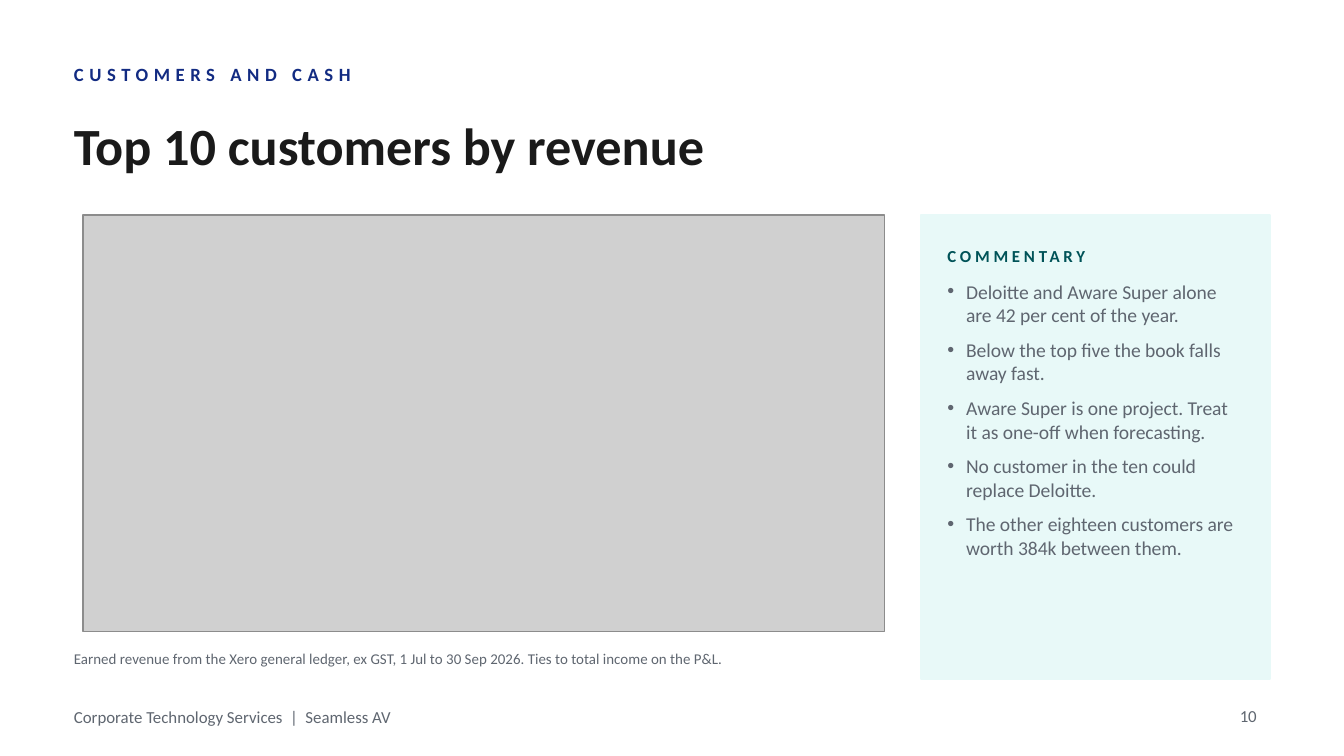
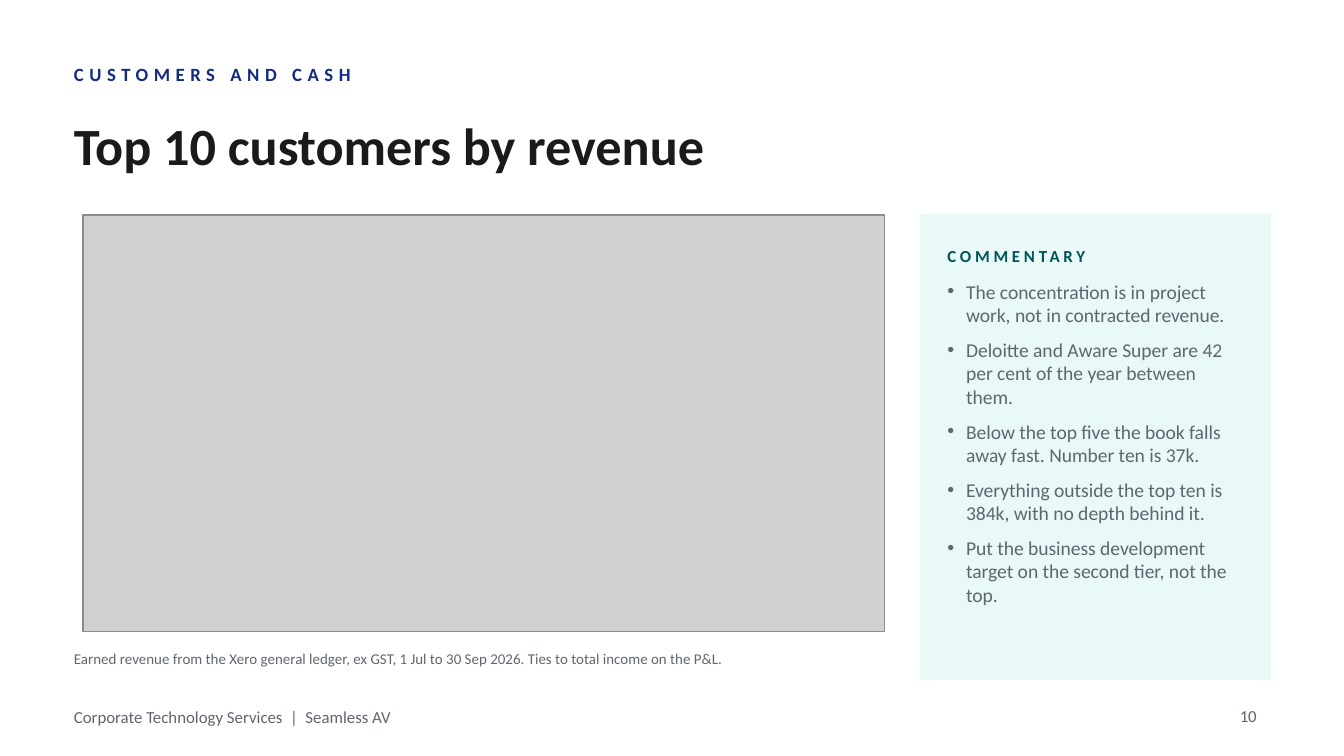
Before and after one commit to WesleyNelson-O33/Claude, a slide deck: slide 10 of deck/CTS Monthly Business Review - September 2026.pptx. Drawn at 1344x756 pixels with LibreOffice and Linux fonts; fonts in the diff are those of the drawing; grey boxes stand for pictures; background and template pictures are left out. Boxes give left, top, right and bottom in pixels: in the first picture for what was removed or moved away, otherwise in the second. Text is boxed around its words. In the diff, an @@ line names an element or a change of style, - is before the commit and + after.

```diff
--- a/deck/CTS Monthly Business Review - September 2026.pptx
+++ b/deck/CTS Monthly Business Review - September 2026.pptx
@@ text at (966,285,1226,605): text changed @@
-• Deloitte and Aware Super alone are 42 per cent of the year.
-• Below the top five the book falls away fast.
-• Aware Super is one project. Treat it as one-off when forecasting.
-• No customer in the ten could replace Deloitte.
-• The other eighteen customers are worth 384k between them.
+• The concentration is in project work, not in contracted revenue.
+• Deloitte and Aware Super are 42 per cent of the year between them.
+• Below the top five the book falls away fast. Number ten is 37k.
+• Everything outside the top ten is 384k, with no depth behind it.
+• Put the business development target on the second tier, not the top.
```
Also in this commit, not shown: 10 other slides changed, 3 other files.
